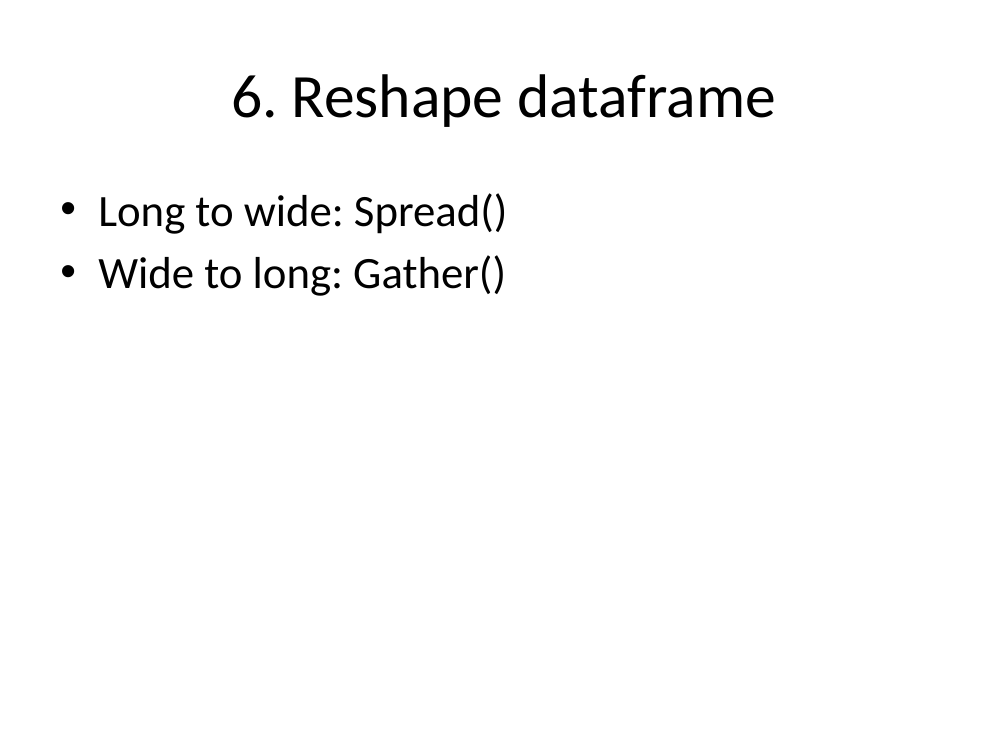
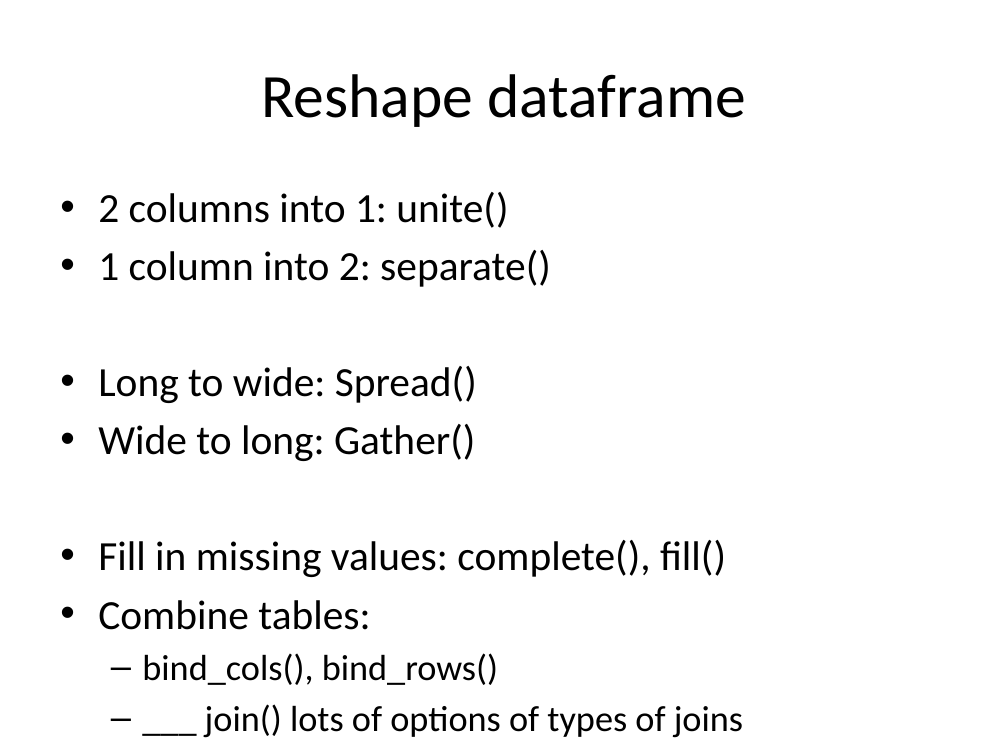
Before and after one commit to EEOB590A-Fall-2019/Course-Materials, a slide deck: slide 8 of 3. Data wrangling/Data_wrangling.pptx (slide 7 before the commit). Drawn at 1008x756 pixels with LibreOffice and Linux fonts; fonts in the diff are those of the drawing. Boxes give left, top, right and bottom in pixels: in the first picture for what was removed or moved away, otherwise in the second. Text is boxed around its words. In the diff, an @@ line names an element or a change of style, - is before the commit and + after.

Commit message:
add ppt

```diff
--- a/3. Data wrangling/Data_wrangling.pptx
+++ b/3. Data wrangling/Data_wrangling.pptx
@@ title at <box>261,74,746,127</box>: text changed @@
-6. Reshape dataframe
+Reshape dataframe
@@ text at <box>98,192,551,287</box>: paragraphs added @@
+• 2 columns into 1: unite()
+• 1 column into 2: separate()
@@ text at <box>98,366,477,461</box>: size 32 to 29.6 pt in "Long to wide: Spread()", "Wide to long: Gather()" @@
@@ text at <box>98,540,743,738</box>: paragraphs added @@
+• Fill in missing values: complete(), fill()
+• Combine tables:
+  – bind_cols(), bind_rows()
+  – ___ join() lots of options of types of joins
```
Also in this commit, not shown: 4 other slides changed, 4 slides added, 2 slides removed, 1 other file.
